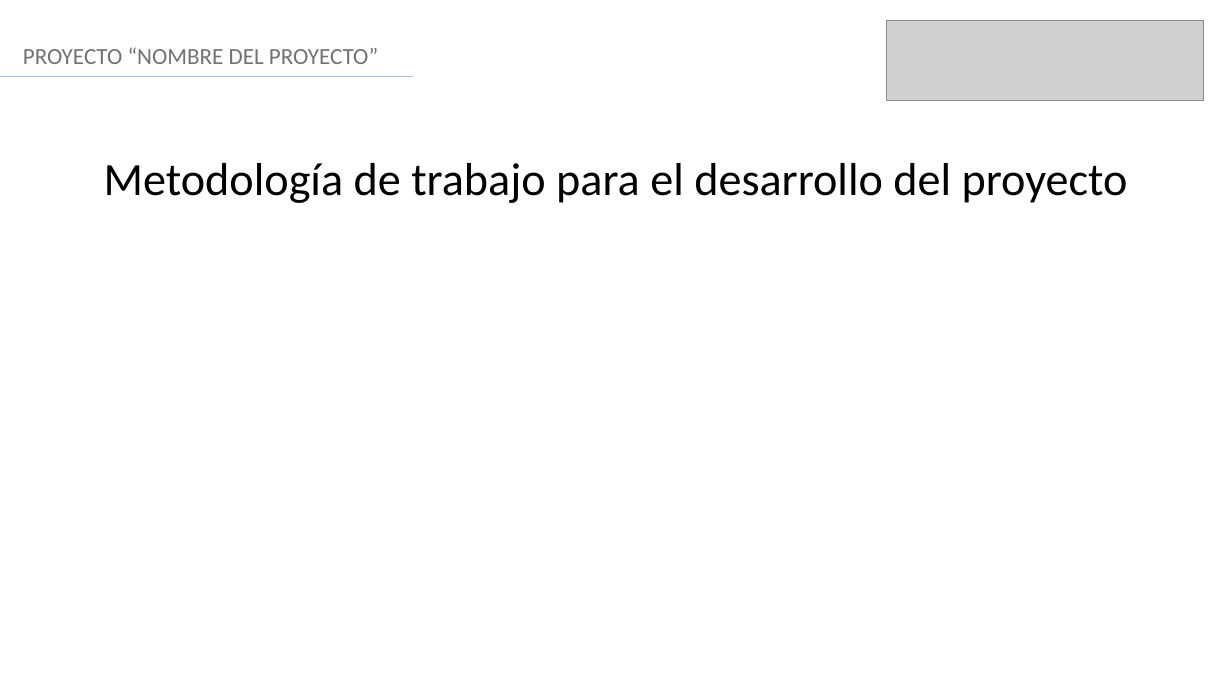
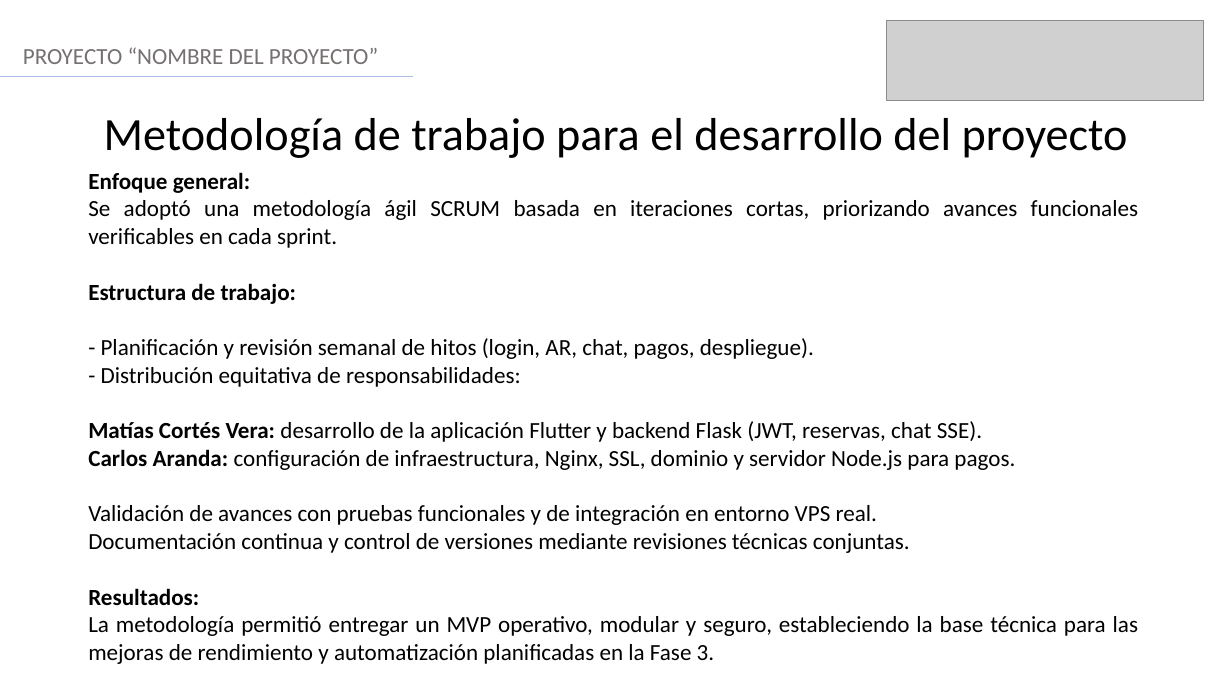
Before and after one commit to FelixCifuentesCid/Grupo14, a slide deck: slide 6 of Fase 2/Evidencias Proyecto/Presentación Proyecto.pptx. Drawn at 1232x693 pixels with LibreOffice and Linux fonts; fonts in the diff are those of the drawing; grey boxes stand for pictures. Boxes give left, top, right and bottom in pixels: in the first picture for what was removed or moved away, otherwise in the second. Text is boxed around its words. In the diff, an @@ line names an element or a change of style, - is before the commit and + after.

```diff
--- a/Fase 2/Evidencias Proyecto/Presentación Proyecto.pptx
+++ b/Fase 2/Evidencias Proyecto/Presentación Proyecto.pptx
@@ text "Metodología de trabajo para el ...": place and size @@
-text "Metodología de trabajo para el ..." at [104,163,1128,203]
+text "Metodología de trabajo para el ..." at [104,118,1128,158]
@@ text added at [88,172,1138,664], 18 pt, text #000000 @@
+Enfoque general:
+Se adoptó una metodología ágil SCRUM basada en iteraciones cortas, priorizando avances funcionales verificables en cada sprint.
+Estructura de trabajo:
+- Planificación y revisión semanal de hitos (login, AR, chat, pagos, despliegue).
+- Distribución equitativa de responsabilidades:
+Matías Cortés Vera: desarrollo de la aplicación Flutter y backend Flask (JWT, reservas, chat SSE).
+Carlos Aranda: configuración de infraestructura, Nginx, SSL, dominio y servidor Node.js para pagos.
+Validación de avances con pruebas funcionales y de integración en entorno VPS real.
+Documentación continua y control de versiones mediante revisiones técnicas conjuntas.
+Resultados:
+La metodología permitió entregar un MVP operativo, modular y seguro, estableciendo la base técnica para las mejoras de rendimiento y automatización planificadas en la Fase 3.
```
Also in this commit, not shown: 7 other slides changed, 2 slides added, 2 slides removed, 11 other files.
